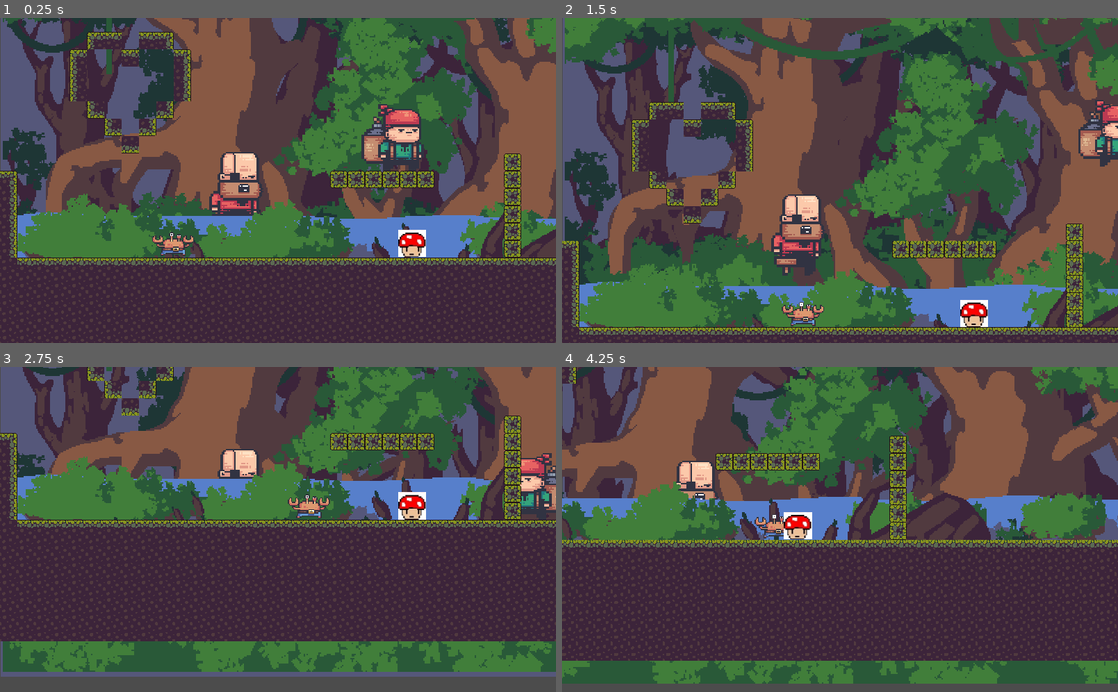
Above: before the commit, frames 1-4 (two rows, left to right).
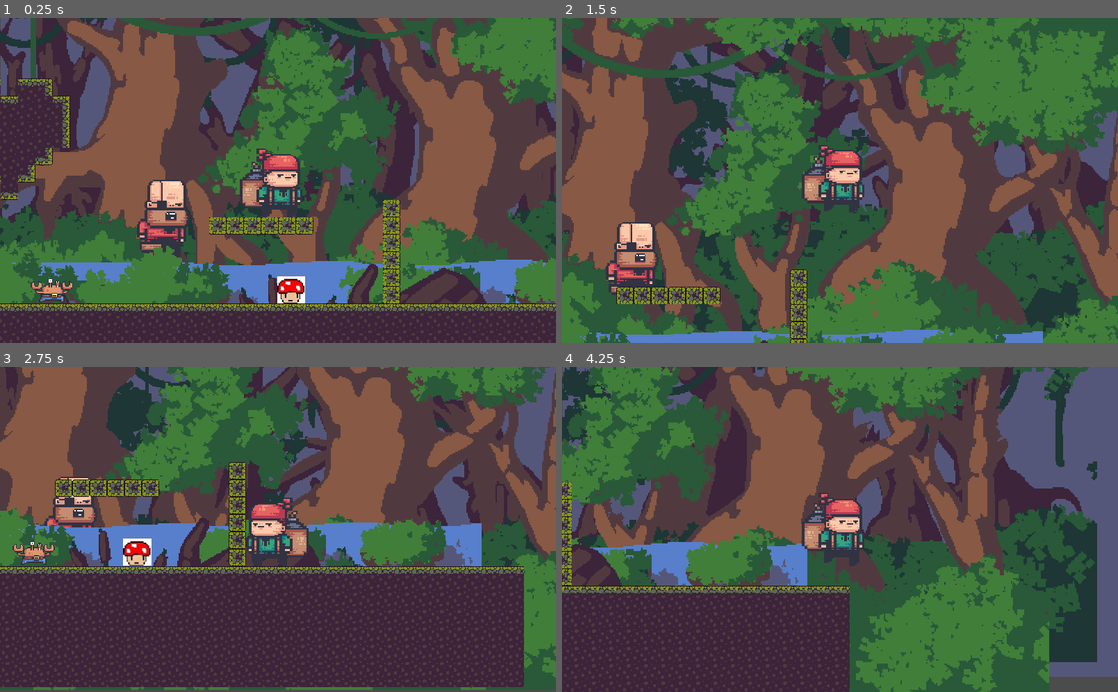
Above: after the commit, the same moments.

Repository: Ferlisheiss/2dfirst
Game: Godot game, scene res://scenes/main.tscn
Same seed, same stepped clock (60 frames per second), same inputs: the game is played once before the commit and once after it.
Inputs:
- Up to frame 1 (0.25 s): no input
- Up to frame 2 (1.5 s): hold Right (ui_right) from 0.53 s (still down); tap Up (ui_up) at 0.77 s
- Up to frame 3 (2.75 s): tap Up (ui_up) at 1.52 s; release Right (ui_right) at 2.03 s; hold Left (ui_left) from 2.03 s (still down)
- Up to frame 4 (4.25 s): release Left (ui_left) at 2.78 s; hold Right (ui_right) from 2.78 s (still down); tap Up (ui_up) at 3.02, 3.77 s

The runs differ from the first frame. In frame 1, 75% of the frame differs, in the area x 0-100%, y 0-91%; in frame 2, 83%, in the area x 0-100%, y 0-100%; in frame 3, 70%; in frame 4, 76%.

Commit message:
сердечко заполнил

Diff:
--- a/scenes/main.tscn
+++ b/scenes/main.tscn
@@ -14,13 +14,13 @@
 [node name="main" type="Node2D"]
 
 [node name="player" parent="." instance=ExtResource( 3 )]
-position = Vector2( 148.149, 288.917 )
+position = Vector2( 735.197, 184.528 )
 
 [node name="TileMap" type="TileMap" parent="."]
 tile_set = ExtResource( 1 )
 cell_size = Vector2( 32, 32 )
 format = 1
-tile_data = PoolIntArray( 5, 9, 0, 6, 0, 0, 8, 0, 0, 9, 1, 0, 65540, 9, 0, 65543, 0, 0, 65546, 1, 0, 131076, 3, 0, 131082, 5, 0, 196612, 3, 0, 196618, 5, 0, 262149, 6, 0, 262153, 7, 0, 327686, 6, 0, 327688, 7, 0, 393223, 2, 0, 458781, …(4923 unchanged characters)…
+tile_data = PoolIntArray( 5, 9, 0, 6, 0, 0, 8, 0, 0, 9, 1, 0, 65540, 9, 0, 65541, 4, 0, 65542, 4, 0, 65543, 0, 0, 65544, 4, 0, 65545, 4, 0, 65546, 1, 0, 131076, 3, 0, 131077, 4, 0, 131078, 4, 0, 131079, 4, 0, 131080, 4, 0, 131081, 4, 0, 131082, 5, 0, 196612, 3, 0, 196613, 4, 0, 196614, 4, 0, 196615, 4, 0, 196616, 4, 0, 196617, 4, 0, 196618, 5, 0, 262149, 6, 0, 262150, 4, 0, 262151, 4, 0, 262152, 4, 0, 262153, 7, 0, 327686, 6, 0, 327687, 4, 0, 327688, 7, 0, 393223, 2, 0, 458781, …(4923 unchanged characters)…
 
 [node name="SkeletonIK" type="SkeletonIK" parent="TileMap"]
 process_priority = 1
@@ -41,7 +41,7 @@
 [node name="ParallaxLayer" type="ParallaxLayer" parent="ParallaxBackground2"]
 
 [node name="Sprite" type="Sprite" parent="ParallaxBackground2/ParallaxLayer"]
-position = Vector2( 629.48, 231.651 )
+position = Vector2( 644.94, 197.164 )
 scale = Vector2( 2.16576, 2.16576 )
 texture = ExtResource( 5 )
 
@@ -51,7 +51,7 @@
 [node name="ParallaxLayer" type="ParallaxLayer" parent="ParallaxBackground3"]
 
 [node name="Sprite" type="Sprite" parent="ParallaxBackground3/ParallaxLayer"]
-position = Vector2( 736.68, 230.859 )
+position = Vector2( 730.825, 213.387 )
 scale = Vector2( 2.54012, 2.5447 )
 texture = ExtResource( 6 )
 
--- a/scenes/player.tscn
+++ b/scenes/player.tscn
@@ -78,13 +78,13 @@
 script = ExtResource( 27 )
 
 [node name="Sprite" type="AnimatedSprite" parent="."]
-position = Vector2( 580.881, -82.5349 )
+position = Vector2( -6.44861, 0.225174 )
 scale = Vector2( 2.34846, 2.34846 )
 frames = SubResource( 1 )
 animation = "fall"
 
 [node name="CollisionShape2D" type="CollisionShape2D" parent="."]
-position = Vector2( 605.88, -86.2782 )
+position = Vector2( -10.816, -0.84845 )
 shape = SubResource( 2 )
 
 [node name="Camera2D" type="Camera2D" parent="."]
